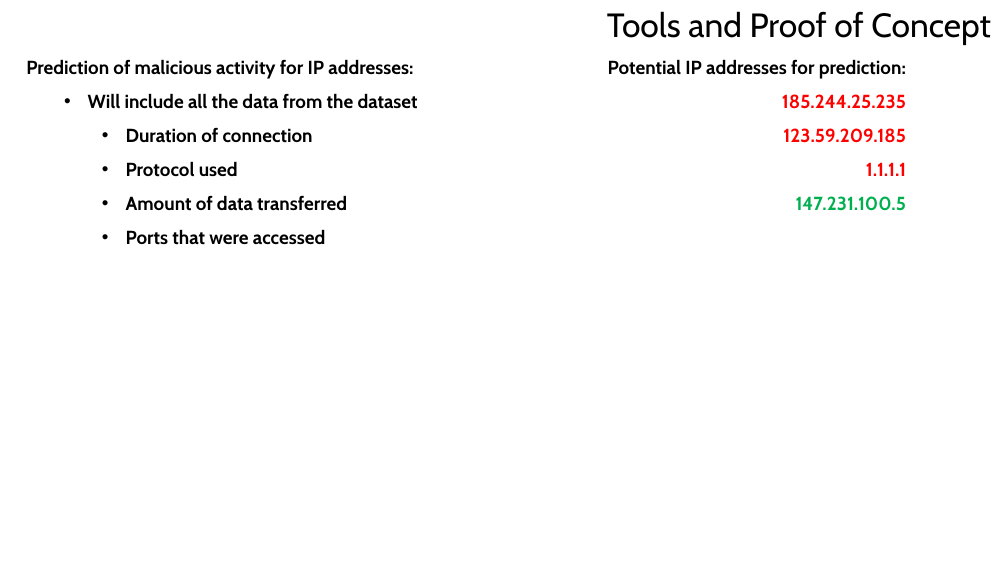
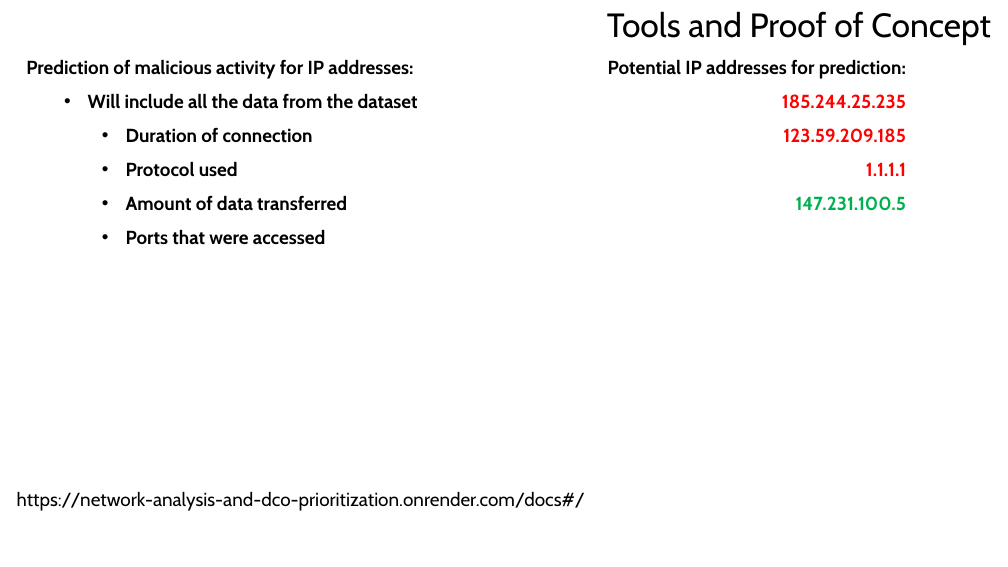
Before and after one commit to sdave777/Network-Analysis-and-DCO-Prioritization, a slide deck: slide 12 of Presentation.pptx. Drawn at 1008x567 pixels with LibreOffice and Linux fonts; fonts in the diff are those of the drawing; background and template pictures are left out. Boxes give left, top, right and bottom in pixels: in the first picture for what was removed or moved away, otherwise in the second. Text is boxed around its words. In the diff, an @@ line names an element or a change of style, - is before the commit and + after.

```diff
--- a/Presentation.pptx
+++ b/Presentation.pptx
@@ text added at bbox=[17, 491, 585, 511], 18 pt, text #000000 @@
+https://network-analysis-and-dco-prioritization.onrender.com/docs#/
```
Also in this commit, not shown: 1 other slide changed.
